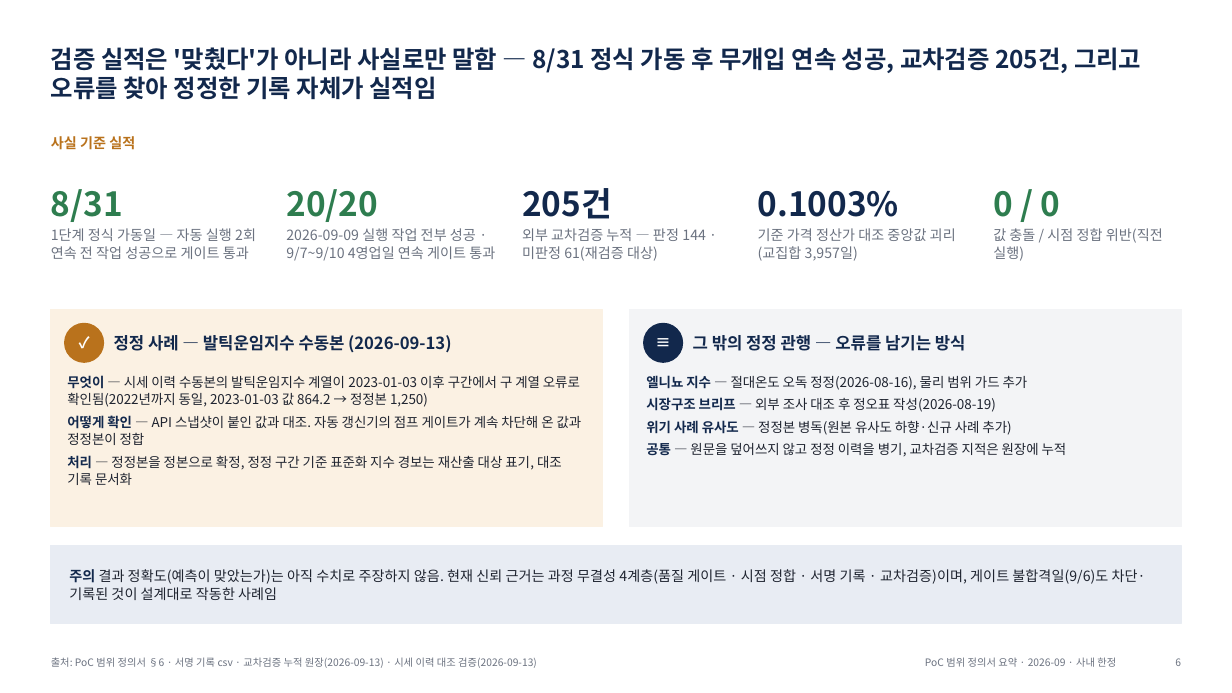
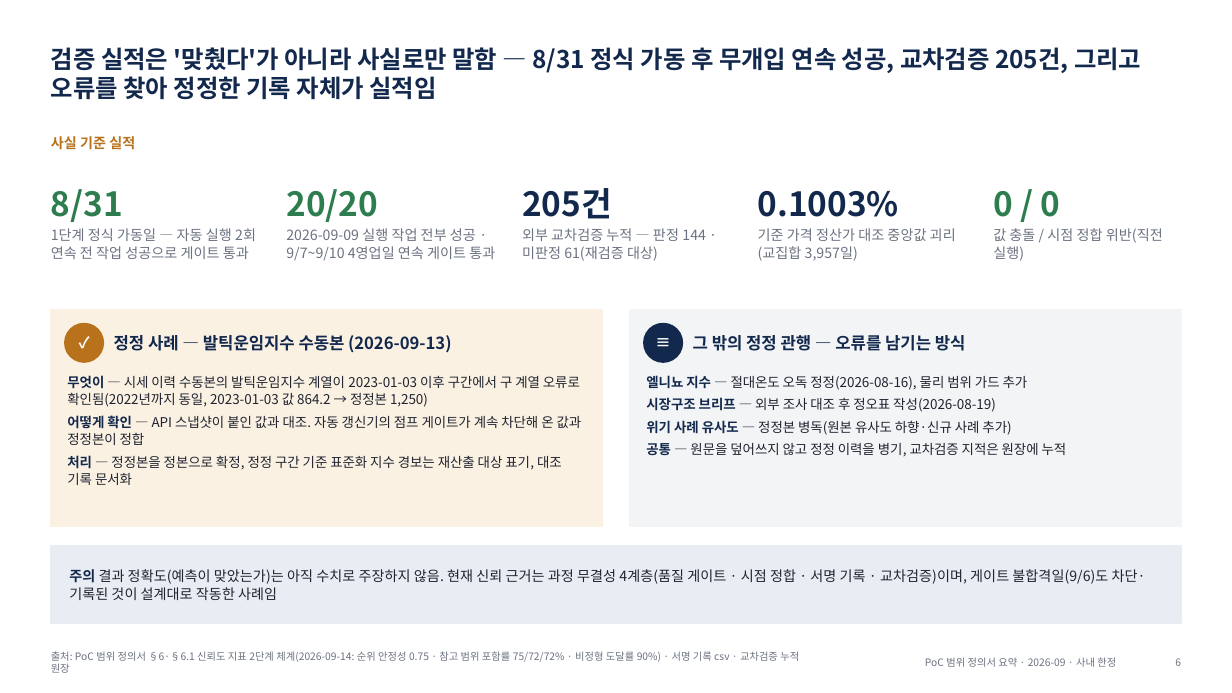
Before and after one commit to Jozosco/Nexus, a slide deck: slide 6 of docs/handover/05_PoC_범위_정의서_요약.pptx. Drawn at 1232x693 pixels with LibreOffice and Linux fonts; fonts in the diff are those of the drawing. Boxes give left, top, right and bottom in pixels: in the first picture for what was removed or moved away, otherwise in the second. Text is boxed around its words. In the diff, an @@ line names an element or a change of style, - is before the commit and + after.

```diff
--- a/docs/handover/05_PoC_범위_정의서_요약.pptx
+++ b/docs/handover/05_PoC_범위_정의서_요약.pptx
@@ text at [51, 651, 799, 673]: text changed @@
-출처: PoC 범위 정의서 §6 · 서명 기록 csv · 교차검증 누적 원장(2026-09-13) · 시세 이력 대조 검증(2026-09-13)
+출처: PoC 범위 정의서 §6·§6.1 신뢰도 지표 2단계 체계(2026-09-14: 순위 안정성 0.75 · 참고 범위 포함률 75/72/72% · 비정형 도달률 90%) · 서명 기록 csv · 교차검증 누적 원장
```
Also in this commit, not shown: 1 other slide changed, 14 other files.
